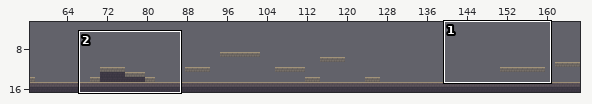
A Tiled map gets an edit: assets/levels/exiles-road/maps/exiles-road.tmx. Above: a wide view before the commit, with the close-up outlined.
Close-up. Earlier state:
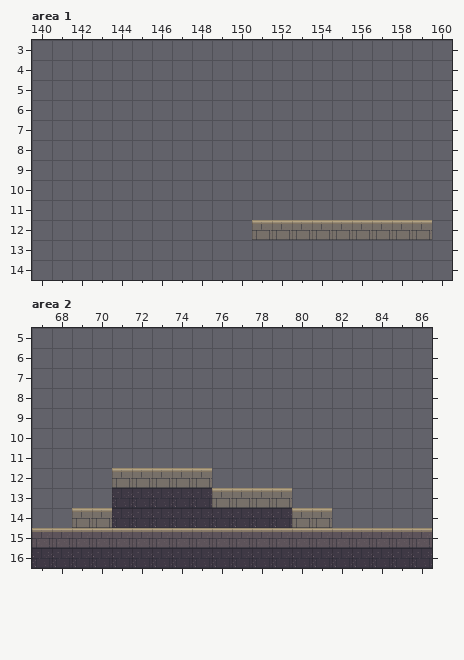
Cells are 32x32 px. Shown: area 1 x 140..160, y 3..14; area 2 x 67..86, y 5..16. The commit also changed other parts of the map, which this record leaves out.
The same view after the edit:
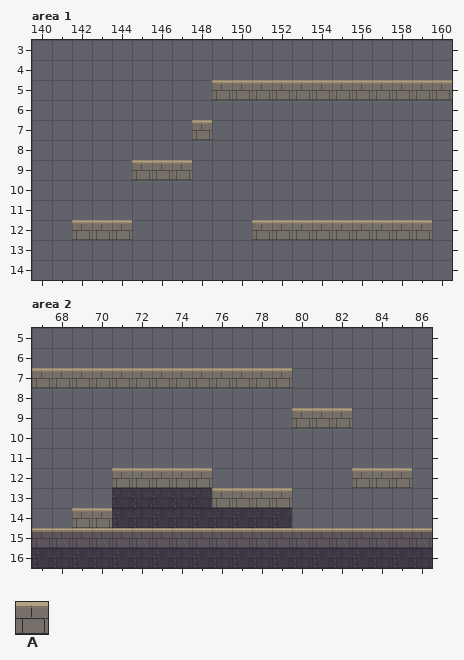
Key: from "stone": A 2.
_ is an empty cell.
Tiles replaced or removed in this view: A.
What changed:
Changed rows in their new state; . is an unchanged cell.
Layer "terrain", area 1:
first column x 142:
 5 .......AAAAAAAAAAAA
 7 ......A............
 9 ...AAA.............
12 AAA................
Layer "terrain", area 2:
first column x 67:
 7 AAAAAAAAAAAAA......
 9 .............AAA...
12 ................AAA
14 .............__....
Changed places in both close-ups, as pixel boxes (x1, y1, x2, y2):
added: (212, 80, 452, 100)
added: (192, 120, 212, 140)
added: (132, 160, 192, 180)
added: (72, 220, 132, 240)
added: (32, 368, 292, 388)
added: (292, 408, 352, 428)
added: (352, 468, 412, 488)
removed: (292, 508, 332, 528)
